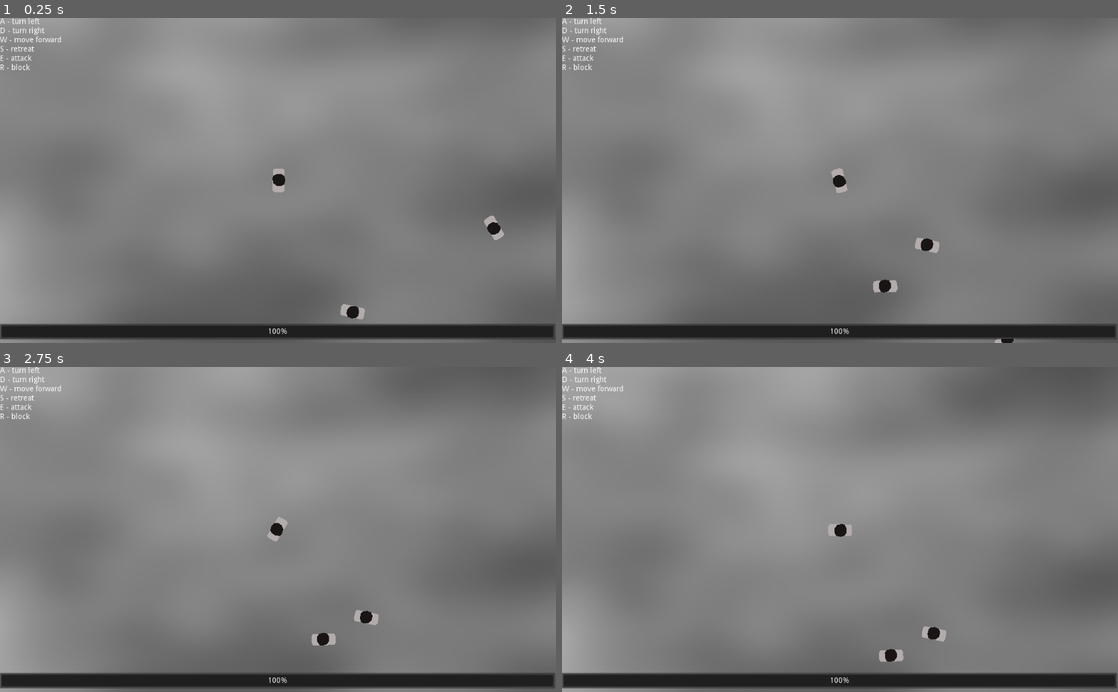
Above: before the commit, frames 1-4 (two rows, left to right).
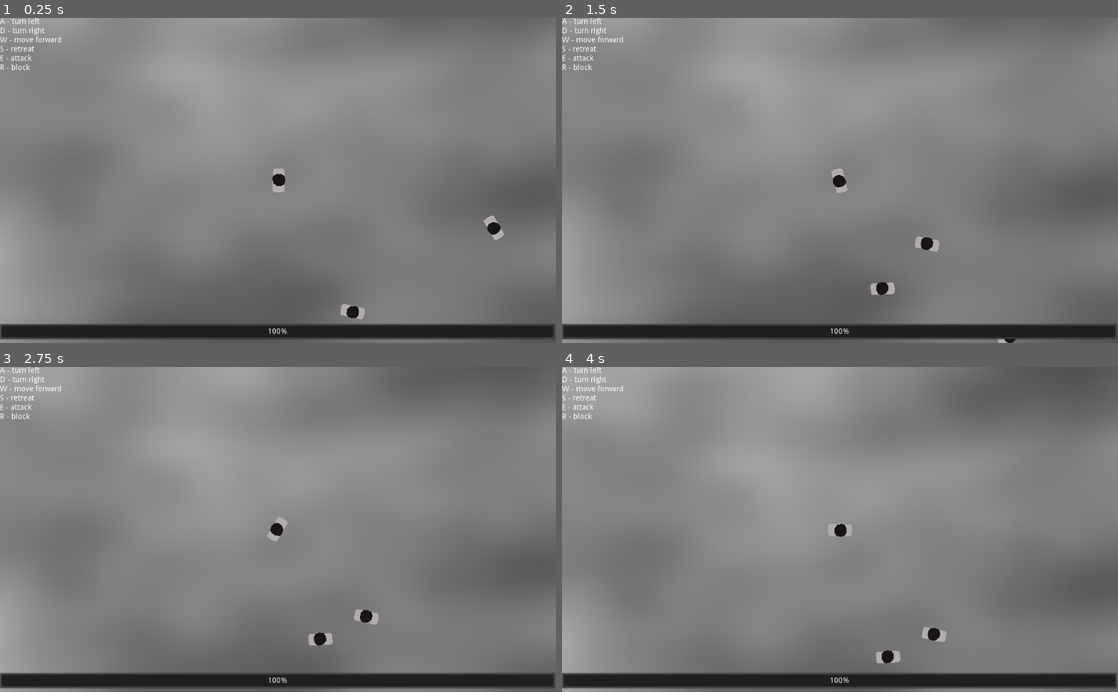
Above: after the commit, the same moments.

Repository: slapin/godot-demo-2d
Game: Godot game, scene res://main.tscn
Same seed, same stepped clock (60 frames per second), same inputs: the game is played once before the commit and once after it. Before the commit the project has no main scene; this scene is started directly in both runs.
Inputs:
- Up to frame 1 (0.25 s): no input
- Up to frame 2 (1.5 s): hold D (turn_right) 0.53-1.28 s; hold E (attack) 0.53-1.28 s; hold A (turn_left) from 1.28 s (still down); tap R (block) at 1.35 s
- Up to frame 3 (2.75 s): release A (turn_left) at 2.03 s; hold D (turn_right) from 2.03 s (still down); hold S (retreat) from 2.03 s (still down)
- Up to frame 4 (4 s): release D (turn_right) at 2.78 s; release S (retreat) at 2.78 s; hold W (move_forward) 2.78-3.53 s; tap E (attack) at 2.85 s; hold A (turn_left) from 3.53 s (still down); hold R (block) from 3.53 s (still down)

The runs differ from the first frame. In frame 1, less than 0.1% of the frame differs, in the area x 61-91%, y 60-93%; in frame 2, 0.2%, in the area x 55-82%, y 67-100%; in frame 3, 0.1%; in frame 4, 0.1%.

Commit message:
Moving to side view

Diff:
--- a/main.tscn
+++ b/main.tscn
@@ -13,6 +13,9 @@
 
 [sub_resource type="CircleShape2D" id=3]
 radius = 16.0
+
+[sub_resource type="RectangleShape2D" id=4]
+extents = Vector2( 1062.25, 17.9933 )
 
 [node name="main" type="Node2D"]
 script = ExtResource( 2 )
@@ -196,3 +199,9 @@
 __meta__ = {
 "_edit_use_anchors_": false
 }
+
+[node name="floor" type="StaticBody2D" parent="."]
+
+[node name="CollisionShape2D" type="CollisionShape2D" parent="floor"]
+position = Vector2( 589.973, 508.35 )
+shape = SubResource( 4 )
--- a/project.godot
+++ b/project.godot
@@ -12,6 +12,10 @@
 _global_script_class_icons={
 
 }
+
+[application]
+
+run/main_scene="res://main.tscn"
 
 [input]
 
--- a/scripts/player.gd
+++ b/scripts/player.gd
@@ -8,6 +8,7 @@
 
 # Called when the node enters the scene tree for the first time.
 var velocity = Vector2()
+var gravity = -9.8
 export var rot_angle = 5.0
 export var damping = 0.1
 export var min_speed = 5.0
@@ -134,4 +135,5 @@
 	if blocking >= 0:
 		blocking -= delta
 func _physics_process(delta):
+	velocity += Vector2(0, gravity) * delta
 	velocity = move_and_slide(velocity)
Not shown: 1 places in main.tscn that only renumber resources
